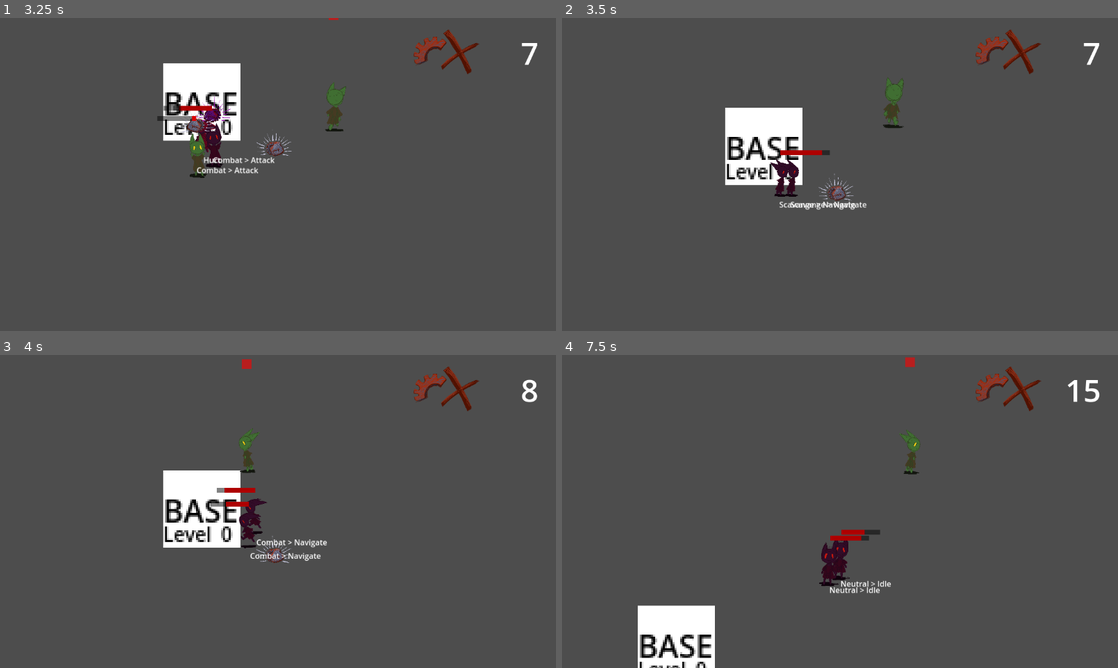
Above: before the commit, frames 1-4 (two rows, left to right).
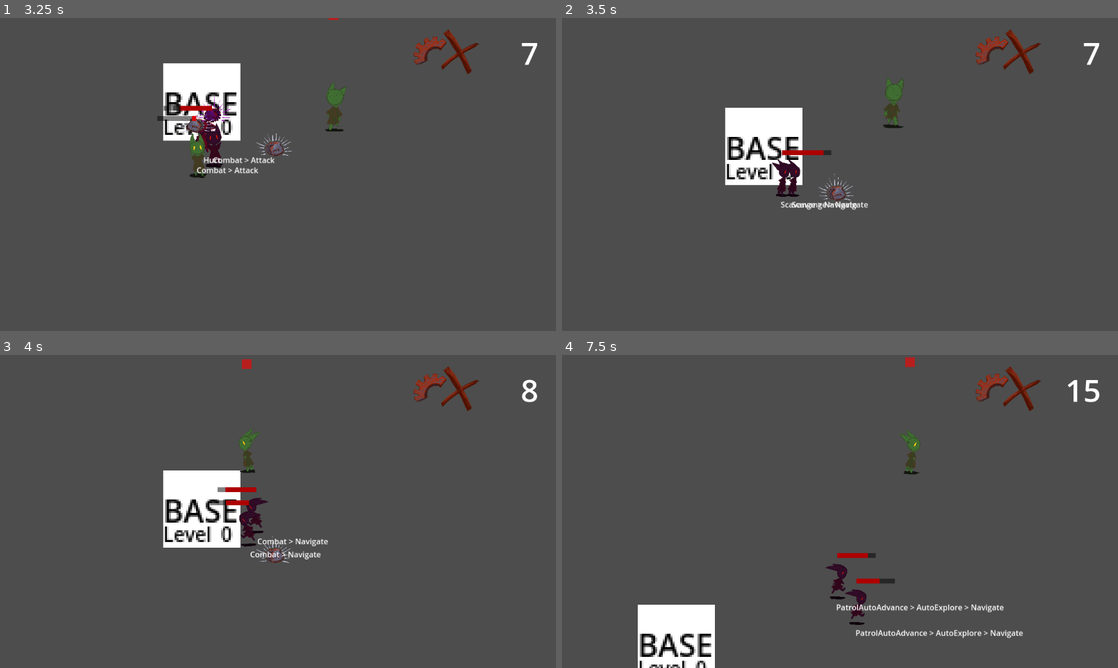
Above: after the commit, the same moments.

Repository: loteque/GoblinGame
Game: Godot game, scene res://main.tscn
Same seed, same stepped clock (60 frames per second), same inputs: the game is played once before the commit and once after it.
Inputs:
- Up to frame 1 (3.25 s): hold D (right) 0.53-1.28 s; hold Shift (call) 0.53-1.28 s; hold S (down) 1.28-2.03 s; tap Shift (call) at 1.35, 3.05 s; hold D (right) 2.03-2.78 s; hold Shift (call) 2.03-2.78 s; tap G (place) at 2.1 s; hold W (up) from 2.78 s (still down); tap Space (select) at 2.85 s
- Up to frame 2 (3.5 s): keep holding W (up)
- Up to frame 3 (4 s): release W (up) at 3.53 s; hold A (left) from 3.53 s (still down); hold Shift (call) from 3.53 s (still down)
- Up to frame 4 (7.5 s): release Shift (call) at 4.28 s; tap Shift (call) at 4.35, 6.05, 7.35 s; release A (left) at 5.03 s; hold S (down) 5.03-5.78 s; hold Shift (call) 5.03-5.78 s; tap G (place) at 5.1 s; hold D (right) 5.78-6.53 s; tap Space (select) at 5.85 s; hold W (up) 6.53-7.28 s; hold Shift (call) 6.53-7.28 s; hold D (right) from 7.28 s (still down)

Frame 1 is identical in both runs. In frame 2, 0.4% of the frame differs, in the area x 37-55%, y 42-62%; in frame 3, 0.6%; in frame 4, 2.4%, in the area x 13-83%, y 55-100%.

Commit message:
Adds enemy explore behavior
Closes #128

Diff:
--- a/project/actor_core.gd
+++ b/project/actor_core.gd
@@ -13,7 +13,8 @@
 @onready var combat = %Combat
 @onready var thrown = %Thrown
 @onready var hurt = %Hurt
-
+@onready var auto_advance = $StateMachine/AutoAdvance
+@onready var patrol_auto_advance = %PatrolAutoAdvance
 @onready var target_tracker_component = %TargetTrackerComponent
 
 var is_thrown = false
@@ -45,5 +46,7 @@
     elif target_tracker_component.includes("Scrap"):
         var target = target_tracker_component.get_closest_in_group("Scrap")
         machine.change_state(scavange, {"target": target})
+    elif actor.team == TeamManager.Team.CPU:
+        machine.change_state(patrol_auto_advance)
     else:
         machine.change_state(neutral)
--- a/project/navigate_state.gd
+++ b/project/navigate_state.gd
@@ -35,7 +35,7 @@
     if nav_agent.is_navigation_finished():
         _on_velocity_computed(Vector2.ZERO)
         nav_agent.set_target_position(target_position)
-        return
+        #return
     movement_delta = speed * delta
     #nav_agent.set_target_position(target.global_position)
     var next_path_position: Vector2 = nav_agent.get_next_path_position()
--- a/project/new_actor.tscn
+++ b/project/new_actor.tscn
@@ -8,9 +8,9 @@
 [ext_resource type="Script" path="res://actor_core.gd" id="5_fjmgl"]
 [ext_resource type="Script" path="res://state_machine.gd" id="5_tfddv"]
 [ext_resource type="Script" path="res://neutral_state.gd" id="7_6mnjv"]
-[ext_resource type="Script" path="res://idle_state.gd" id="7_yxy6a"]
 [ext_resource type="Script" path="res://combat_state.gd" id="8_gevwj"]
 [ext_resource type="Script" path="res://collect_state.gd" id="10_t20ij"]
+[ext_resource type="Script" path="res://src/character/state/idle_state.gd" id="10_wb6dc"]
 [ext_resource type="Script" path="res://src/character/hurt_state.gd" id="11_3270s"]
 [ext_resource type="Script" path="res://attack_state.gd" id="11_oqg7b"]
 [ext_resource type="Script" path="res://follow_state.gd" id="11_wpftk"]
@@ -19,6 +19,10 @@
 [ext_resource type="Script" path="res://state_debugger.gd" id="15_c4pn6"]
 [ext_resource type="Script" path="res://thrown_state.gd" id="15_nmn2w"]
 [ext_resource type="PackedScene" uid="uid://cju2eyaufp5xj" path="res://src/ui/HealthBarUI.tscn" id="18_b3fct"]
+[ext_resource type="Script" path="res://src/character/state/explore_patrol_state.gd" id="18_mvjs0"]
+[ext_resource type="Script" path="res://src/character/state/patrol_state.gd" id="19_7nyu6"]
+[ext_resource type="Script" path="res://src/character/state/explore_state.gd" id="19_advg2"]
+[ext_resource type="Script" path="res://src/character/state/auto_idle_state.gd" id="21_tb60m"]
 
 [sub_resource type="RectangleShape2D" id="RectangleShape2D_moct4"]
 size = Vector2(19, 21)
@@ -95,7 +99,7 @@
 script = ExtResource("7_6mnjv")
 
 [node name="Idle" type="Node" parent="ActorCore/StateMachine/Neutral"]
-script = ExtResource("7_yxy6a")
+script = ExtResource("10_wb6dc")
 
 [node name="Hurt" type="Node" parent="ActorCore/StateMachine"]
 unique_name_in_owner = true
@@ -137,11 +141,39 @@
 script = ExtResource("12_yilmy")
 
 [node name="Idle" type="Node" parent="ActorCore/StateMachine/Follow"]
-script = ExtResource("7_yxy6a")
+script = ExtResource("10_wb6dc")
 
 [node name="Passive" type="Node" parent="ActorCore/StateMachine"]
 
 [node name="Idle" type="Node" parent="ActorCore/StateMachine/Passive"]
+
+[node name="PatrolAutoAdvance" type="Node" parent="ActorCore/StateMachine"]
+unique_name_in_owner = true
+script = ExtResource("18_mvjs0")
+
+[node name="AutoExplore" type="Node" parent="ActorCore/StateMachine/PatrolAutoAdvance"]
+script = ExtResource("19_advg2")
+
+[node name="Navigate" type="Node" parent="ActorCore/StateMachine/PatrolAutoAdvance/AutoExplore"]
+script = ExtResource("12_yilmy")
+
+[node name="AutoIdleState" type="Node" parent="ActorCore/StateMachine/PatrolAutoAdvance"]
+script = ExtResource("21_tb60m")
+
+[node name="AutoPatrol" type="Node" parent="ActorCore/StateMachine/PatrolAutoAdvance/AutoIdleState"]
+script = ExtResource("19_7nyu6")
+
+[node name="Marker2D" type="Marker2D" parent="ActorCore/StateMachine/PatrolAutoAdvance/AutoIdleState/AutoPatrol"]
+position = Vector2(4, 1)
+
+[node name="Marker2D2" type="Marker2D" parent="ActorCore/StateMachine/PatrolAutoAdvance/AutoIdleState/AutoPatrol"]
+position = Vector2(232, 8)
+
+[node name="Marker2D3" type="Marker2D" parent="ActorCore/StateMachine/PatrolAutoAdvance/AutoIdleState/AutoPatrol"]
+position = Vector2(232, 206)
+
+[node name="Marker2D4" type="Marker2D" parent="ActorCore/StateMachine/PatrolAutoAdvance/AutoIdleState/AutoPatrol"]
+position = Vector2(0, 206)
 
 [node name="StateDebugger" type="Label" parent="." node_paths=PackedStringArray("follow_target")]
 unique_name_in_owner = true
--- /dev/null
+++ b/project/src/character/state/auto_idle_state.gd
@@ -0,0 +1,35 @@
+extends State
+
+class_name AutoIdleState
+
+@export var idle_time_min: float = 0.5
+@export var idle_time_max: float = 3.0
+
+@onready var actor_core = %ActorCore
+var animated_sprite: AnimatedSprite2D:
+    get: return actor_core.animated_sprite
+
+@onready var end_signal: Signal = get_parent().state_complete
+@onready var timer = Timer.new()
+
+func _ready():
+    timer.one_shot = true
+    end_signal.emit()
+    timer.timeout.connect(_on_idle_timeout)
+    add_child(timer)
+
+func _on_idle_timeout():
+    end_signal.emit()
+
+func get_random_delay():
+    return randf_range(idle_time_min, idle_time_max)
+
+func enter_state(data: Dictionary = {}):
+    super.enter_state()
+    animated_sprite.play("idle_front")
+    var delay = get_random_delay()
+    timer.start(delay)
+
+func exit_state():
+    super.exit_state()
+    animated_sprite.stop()
--- /dev/null
+++ b/project/src/character/state/explore_patrol_state.gd
@@ -0,0 +1,49 @@
+extends State
+
+## Automatically moves from one child state to the next
+class_name AutoAdvanceState
+
+var target: Node2D
+@export var follow_distance: float = 40.0
+@export var throw_distance: float = 300.0
+
+@onready var actor_core = %ActorCore
+@onready var idle = $Idle
+@onready var navigate = $Navigate
+@onready var explore = $Explore
+@onready var patrol = $Patrol
+@onready var state_list: Array[Node] = get_children().filter(func(node: Node): return node.has_method("enter_state"))
+
+signal state_complete
+
+func _ready():
+    state_complete.connect(_on_state_complete)
+
+var state_index = 0
+@onready var current_state: State = state_list[0]
+
+var is_first = true
+
+func advance_next_state():
+    is_first = true
+    if state_list.size() == 0:
+        return null  # Return null if the sequence is empty
+    var next_num = state_list[state_index]
+    state_index = (state_index + 1) % state_list.size()
+    current_state = state_list[state_index]
+
+func _on_state_complete():
+    advance_next_state()
+
+func enter_state(data: Dictionary = {}):
+    super.enter_state()
+    #target = data.get("target")
+
+func update(delta):
+    for state in state_list:
+        if state == current_state:
+            machine.change_state(state, {}, is_first)
+            is_first = false
+
+func exit_state():
+    super.exit_state()
--- /dev/null
+++ b/project/src/character/state/explore_state.gd
@@ -0,0 +1,53 @@
+extends State
+
+## Choose a random point and go to it, must be a child of an autonomous state parent
+class_name ExploreState
+
+var destination: Vector2
+
+@export var position_tolorance: float = 40.0
+@export var range_min: float = 100.0
+@export var range_max: float = 300.0
+
+@onready var actor_core = %ActorCore
+@onready var idle = $Idle
+@onready var navigate = $Navigate
+@onready var end_signal: Signal = get_parent().state_complete
+
+func get_random_destination() -> Vector2:
+    # Determine a random distance within the range
+    var distance = randf_range(range_min, range_max)
+
+    # Determine a random angle in radians (0 to 2*PI for 360 degrees)
+    var angle = randf() * 2.0 * PI
+
+    # Calculate the x and y coordinates using polar coordinates
+    var x = distance * cos(angle)
+    var y = distance * sin(angle)
+
+    # Create the local point as a Vector2
+    var local_point = Vector2(x, y)
+
+    # Translate the local point to global space
+    var global_target = actor_core.actor.global_position + local_point
+
+    # Return the global point as a Vector2
+    return global_target
+
+func is_close_enough(target: Vector2):
+    var distance = actor_core.actor.global_position.distance_to(target)
+    return distance <= position_tolorance
+
+func enter_state(data: Dictionary = {}):
+    super.enter_state()
+    destination = get_random_destination()
+
+func update(delta):
+    if destination and not destination == null:
+        if is_close_enough(destination):
+            end_signal.emit()
+        else:
+            machine.change_state(navigate, {"position": destination, "position_tolorance": position_tolorance}, true)
+
+func exit_state():
+    super.exit_state()
--- /dev/null
+++ b/project/src/character/state/patrol_state.gd
@@ -0,0 +1,30 @@
+extends State
+
+## Patrol froom one navagation point ot the next.
+class_name PatrolState
+
+var target: Node2D
+@export var follow_distance: float = 40.0
+@export var throw_distance: float = 300.0
+
+@onready var actor_core = %ActorCore
+@onready var idle = $Idle
+@onready var navigate = $Navigate
+
+func is_close_enough(target: Node2D):
+    var distance = actor_core.actor.global_position.distance_to(target.global_position)
+    return distance <= follow_distance
+
+func enter_state(data: Dictionary = {}):
+    super.enter_state()
+    target = data.get("target")
+
+func update(delta):
+    if target and not target == null:
+        if is_close_enough(target):
+            machine.change_state(idle)
+        else:
+            machine.change_state(navigate, {"position": target.global_position, "position_tolorance": follow_distance}, true)
+
+func exit_state():
+    super.exit_state()
--- /dev/null
+++ b/project/tests/test_auto_explore.tscn
@@ -0,0 +1,41 @@
+[gd_scene load_steps=7 format=3 uid="uid://b3vki0pi8aiww"]
+
+[ext_resource type="PackedScene" uid="uid://b3f3e2snpptm" path="res://new_actor.tscn" id="1_c2030"]
+[ext_resource type="PackedScene" uid="uid://78j5k0a24wsl" path="res://player_character.tscn" id="2_6qj1s"]
+[ext_resource type="PackedScene" uid="uid://hehsosy8cwdc" path="res://collectables/scrap/scrap.tscn" id="3_xsika"]
+[ext_resource type="PackedScene" uid="uid://ct8ncpasvj5j0" path="res://src/camera/follow_camera.tscn" id="4_aucyg"]
+[ext_resource type="PackedScene" uid="uid://c1st656vkl5t0" path="res://src/ui/level_ui.tscn" id="5_ulkci"]
+
+[sub_resource type="NavigationPolygon" id="NavigationPolygon_4xp5u"]
+vertices = PackedVector2Array(3957, 1651, -567, 1644, -567, -824, 3957, -824)
+polygons = Array[PackedInt32Array]([PackedInt32Array(0, 1, 2, 3)])
+outlines = Array[PackedVector2Array]([PackedVector2Array(-577, -834, 3967, -834, 3967, 1662, -577, 1654)])
+source_geometry_group_name = &"navigation_polygon_source_group"
+
+[node name="TestNewActor" type="Node2D"]
+
+[node name="NavigationRegion2D" type="NavigationRegion2D" parent="."]
+position = Vector2(577, 322)
+navigation_polygon = SubResource("NavigationPolygon_4xp5u")
+
+[node name="PlayerCharacter" parent="." instance=ExtResource("2_6qj1s")]
+position = Vector2(548, 286)
+
+[node name="Scrap" parent="." instance=ExtResource("3_xsika")]
+position = Vector2(275, 233)
+
+[node name="Scrap2" parent="." instance=ExtResource("3_xsika")]
+position = Vector2(343, 315)
+
+[node name="Scrap3" parent="." instance=ExtResource("3_xsika")]
+position = Vector2(177, 311)
+
+[node name="FollowCamera" parent="." node_paths=PackedStringArray("follow_target") instance=ExtResource("4_aucyg")]
+position = Vector2(494, 281)
+follow_target = NodePath("../PlayerCharacter")
+
+[node name="LevelUI" parent="FollowCamera" instance=ExtResource("5_ulkci")]
+
+[node name="Actor" parent="." instance=ExtResource("1_c2030")]
+position = Vector2(918, 459)
+team = 1
Not shown: 1 places in project/new_actor.tscn that only renumber resources
Renamed: project/idle_state.gd -> project/src/character/state/idle_state.gd
Not shown, changed: docs/Design.md
